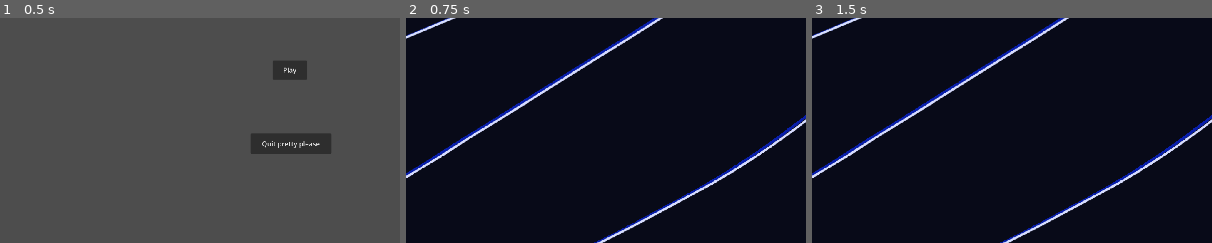
Above: before the commit, frames 1-3 (left to right).
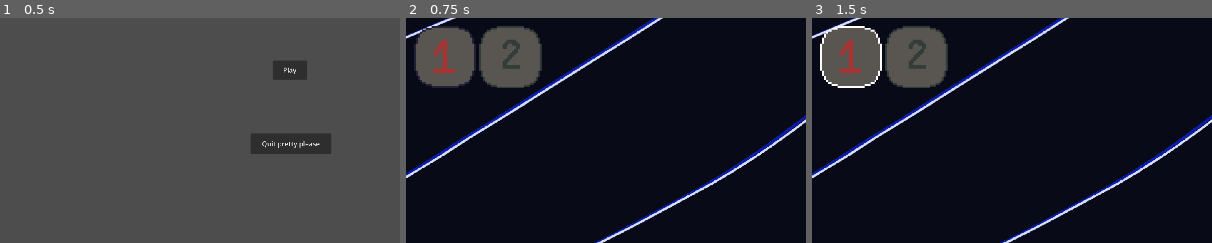
Above: after the commit, the same moments.

Repository: boredchef/bounce-back
Game: Godot game, scene res://Function Scenes (Menu, UI, etc)/Menu/menu.tscn
Same seed, same stepped clock (60 frames per second), same inputs: the game is played once before the commit and once after it.
Inputs (mouse positions are % of the whole screen's width and height, from its top left; square brackets give the same spot before the commit, where the layout moved):
- Up to frame 1 (0.5 s): no input
- Up to frame 2 (0.75 s): click "Play" at 0.5 s
- Up to frame 3 (1.5 s): click (19, 28) [1, 2] at 1.25 s
The pictures show only the part of the screen within x 14-64%, y 19-69%; the shares and areas given below are measured in that part.

Frame 1 is identical in both runs. In frame 2, 7.6% of the frame differs, in the area x 2-34%, y 3-32%; in frame 3, 7.7%.

Commit message:
Added Numbers 1 and 2

Diff:
--- a/bounce-back/Function Scenes (Menu, UI, etc)/Level Selection Screen/level_select_screen.tscn
+++ b/bounce-back/Function Scenes (Menu, UI, etc)/Level Selection Screen/level_select_screen.tscn
@@ -2,55 +2,91 @@
 
 [ext_resource type="Script" uid="uid://b8hg3q3liptx" path="res://Function Scenes (Menu, UI, etc)/Level Selection Screen/level_select_screen.gd" id="1_qf6n0"]
 [ext_resource type="Texture2D" uid="uid://dvpx0iqtdutoj" path="res://Levels/bluestripeback.png" id="2_o2yov"]
+[ext_resource type="Texture2D" uid="uid://dfmgwuunw2syk" path="res://Sprites/ButtonsONE1.png" id="3_uvmon"]
+[ext_resource type="Texture2D" uid="uid://y7yt7lbkf5k4" path="res://Sprites/ButtonsONE3.png" id="4_ovw03"]
+[ext_resource type="Texture2D" uid="uid://c6kn8v4oq7wsb" path="res://Sprites/ButtonsONE2.png" id="5_pn8xq"]
+[ext_resource type="Texture2D" uid="uid://ck7d4lpv5ubi0" path="res://Sprites/ButtonsONE4.png" id="6_cwsqs"]
+[ext_resource type="Texture2D" uid="uid://dwgt40ihoyyy2" path="res://Sprites/ButtonTWO1.png" id="7_17mdb"]
+[ext_resource type="Texture2D" uid="uid://lpl3wftokkcm" path="res://Sprites/ButtonTWO2.png" id="8_okgxq"]
+[ext_resource type="Texture2D" uid="uid://dgoshysfgvokt" path="res://Sprites/ButtonTWO3.png" id="9_lgg8x"]
+[ext_resource type="Texture2D" uid="uid://bmlxxscla0sav" path="res://Sprites/ButtonTWO4.png" id="10_r2sij"]
 
 [node name="Level Select Screen" type="Node2D" unique_id=813011193]
 script = ExtResource("1_qf6n0")
 
+[node name="Bluestripeback" type="Sprite2D" parent="." unique_id=1087813497]
+position = Vector2(960, 540)
+texture = ExtResource("2_o2yov")
+
 [node name="Level 1" type="TextureButton" parent="." unique_id=249236555]
-offset_right = 40.0
-offset_bottom = 40.0
+offset_left = 281.0
+offset_top = 223.0
+offset_right = 430.0
+offset_bottom = 372.0
+texture_normal = ExtResource("3_uvmon")
+texture_pressed = ExtResource("4_ovw03")
+texture_hover = ExtResource("5_pn8xq")
+texture_disabled = ExtResource("6_cwsqs")
+stretch_mode = 4
 
 [node name="Level 2" type="TextureButton" parent="." unique_id=419927087]
-offset_right = 40.0
-offset_bottom = 40.0
+offset_left = 437.0
+offset_top = 223.0
+offset_right = 596.0
+offset_bottom = 373.0
+texture_normal = ExtResource("7_17mdb")
+texture_pressed = ExtResource("8_okgxq")
+texture_hover = ExtResource("9_lgg8x")
+texture_disabled = ExtResource("10_r2sij")
+stretch_mode = 4
 
 [node name="Level 3" type="TextureButton" parent="." unique_id=722348251]
-offset_right = 40.0
-offset_bottom = 40.0
+offset_left = 107.0
+offset_top = 12.0
+offset_right = 147.0
+offset_bottom = 52.0
 
 [node name="Level 4" type="TextureButton" parent="." unique_id=1784953788]
-offset_right = 40.0
-offset_bottom = 40.0
+offset_left = 199.0
+offset_top = 18.0
+offset_right = 239.0
+offset_bottom = 58.0
 
 [node name="Level 5" type="TextureButton" parent="." unique_id=511890111]
-offset_right = 40.0
-offset_bottom = 40.0
+offset_left = 446.0
+offset_top = 26.0
+offset_right = 486.0
+offset_bottom = 66.0
 
 [node name="Level 6" type="TextureButton" parent="." unique_id=160782033]
-offset_right = 40.0
-offset_bottom = 40.0
+offset_left = 409.0
+offset_top = 34.0
+offset_right = 449.0
+offset_bottom = 74.0
 
 [node name="Level 7" type="TextureButton" parent="." unique_id=1235955685]
-offset_right = 40.0
-offset_bottom = 40.0
+offset_left = 410.0
+offset_top = 60.0
+offset_right = 450.0
+offset_bottom = 100.0
 
 [node name="Level 8" type="TextureButton" parent="." unique_id=497939732]
-offset_right = 40.0
-offset_bottom = 40.0
+offset_left = 226.0
+offset_top = 45.0
+offset_right = 266.0
+offset_bottom = 85.0
 
 [node name="Level 9" type="TextureButton" parent="." unique_id=1335409520]
-offset_right = 40.0
-offset_bottom = 40.0
+offset_left = 103.0
+offset_top = 68.0
+offset_right = 143.0
+offset_bottom = 108.0
 
 [node name="Level 10" type="TextureButton" parent="." unique_id=1043691570]
 offset_left = 552.0
 offset_top = 324.0
 offset_right = 592.0
 offset_bottom = 364.0
-
-[node name="Bluestripeback" type="Sprite2D" parent="." unique_id=1087813497]
-position = Vector2(960, 540)
-texture = ExtResource("2_o2yov")
 
 [node name="Label" type="Label" parent="." unique_id=2022924737]
 offset_left = 1.0
Binary file added: bounce-back/Sprites/ButtonTWO1.png
Not shown, added: bounce-back/Sprites/ButtonTWO1.png.import
Binary file added: bounce-back/Sprites/ButtonTWO2.png
Not shown, added: bounce-back/Sprites/ButtonTWO2.png.import
Binary file added: bounce-back/Sprites/ButtonTWO3.png
Not shown, added: bounce-back/Sprites/ButtonTWO3.png.import
Binary file added: bounce-back/Sprites/ButtonTWO4.png
Not shown, added: bounce-back/Sprites/ButtonTWO4.png.import
Binary file added: bounce-back/Sprites/ButtonsONE1.png
Not shown, added: bounce-back/Sprites/ButtonsONE1.png.import
Binary file added: bounce-back/Sprites/ButtonsONE2.png
Not shown, added: bounce-back/Sprites/ButtonsONE2.png.import
(and 4 more such lines)
